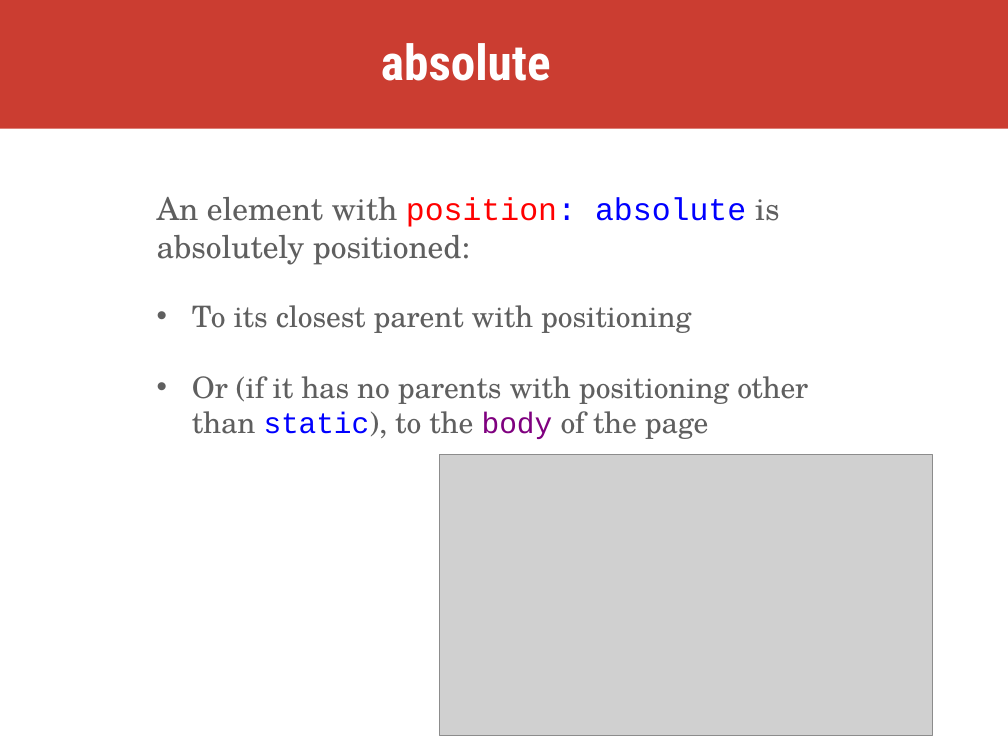
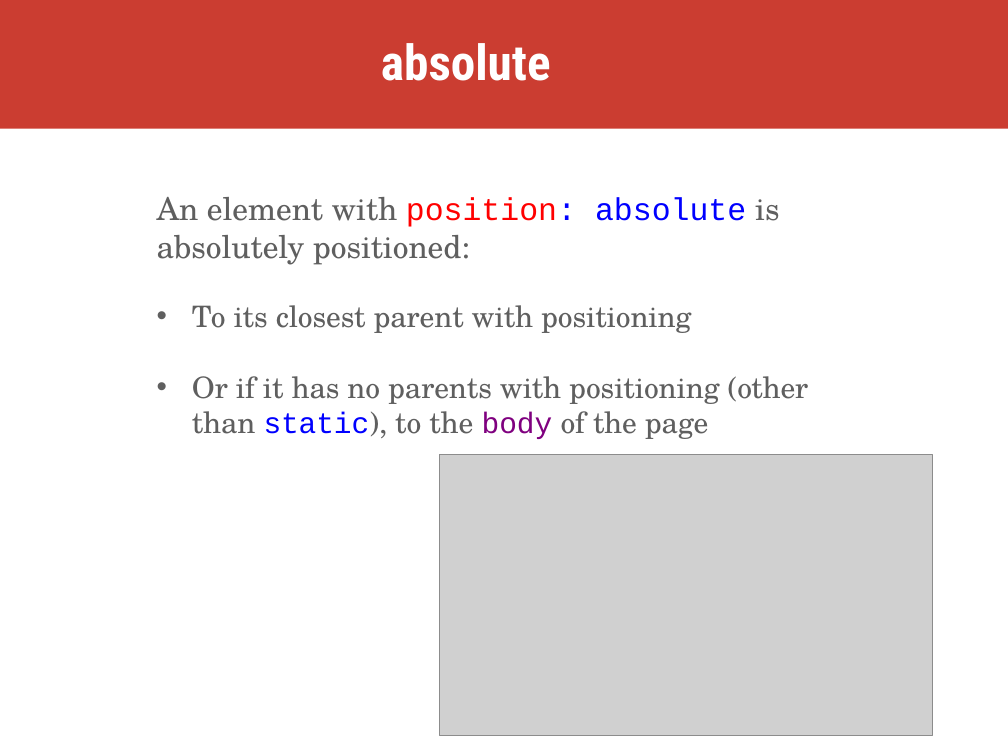
Before and after one commit to skornfeld/svc-class-jan-2018, a slide deck: slide 22 of slides/week-5.pptx. Drawn at 1008x756 pixels with LibreOffice and Linux fonts; fonts in the diff are those of the drawing; grey boxes stand for pictures. Boxes give left, top, right and bottom in pixels: in the first picture for what was removed or moved away, otherwise in the second. Text is boxed around its words. In the diff, an @@ line names an element or a change of style, - is before the commit and + after.

```diff
--- a/slides/week-5.pptx
+++ b/slides/week-5.pptx
@@ text at box(192, 376, 809, 439): text changed @@
-• Or (if it has no parents with positioning other than static), to the body of the page
+• Or if it has no parents with positioning (other than static), to the body of the page
```
Also in this commit, not shown: 5 other slides changed, 22 slides added, 1 slide removed, 1 other file.
